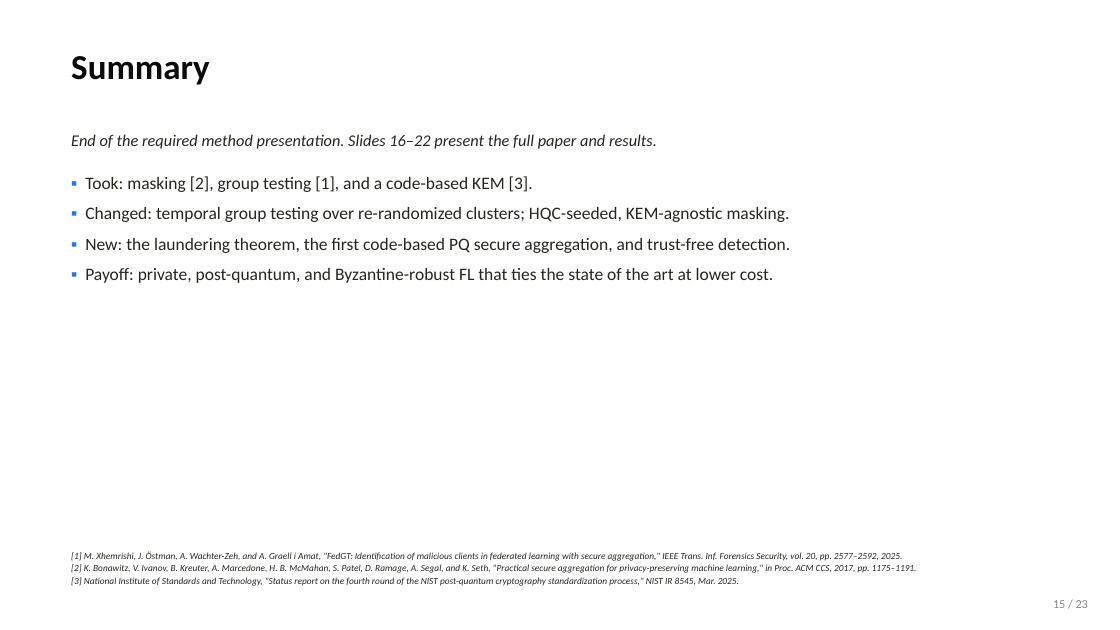
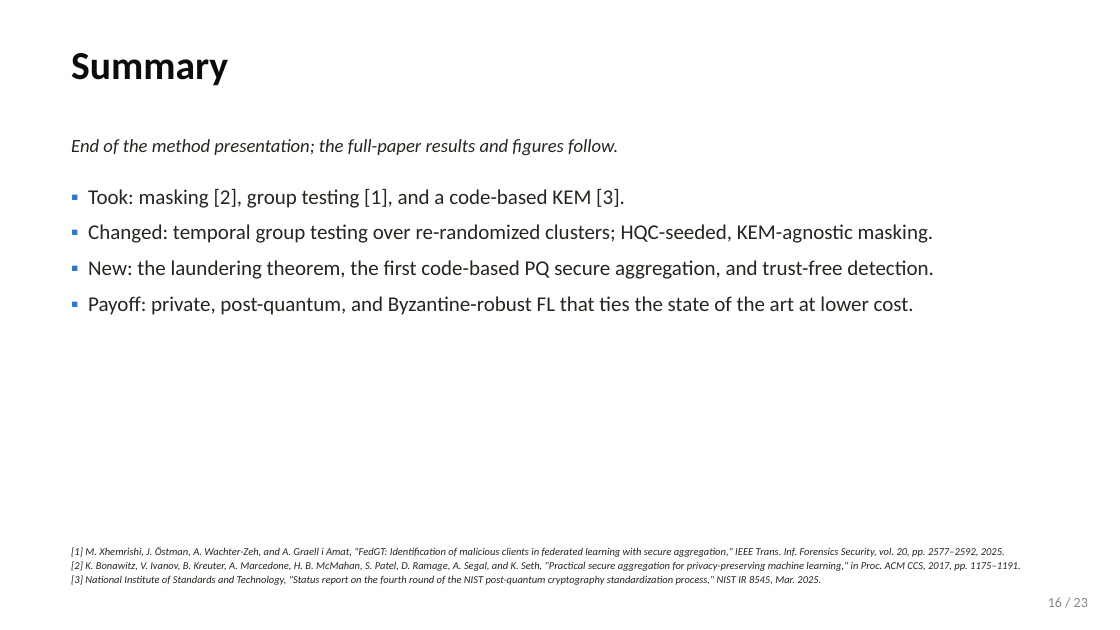
Before and after one commit to wshuv-o/cb-safe-draft, a slide deck: slide 17 of paper/cbsafe_deck.pptx (slide 16 before the commit). Drawn at 1120x630 pixels with LibreOffice and Linux fonts; fonts in the diff are those of the drawing. Boxes give left, top, right and bottom in pixels: in the first picture for what was removed or moved away, otherwise in the second. Text is boxed around its words. In the diff, an @@ line names an element or a change of style, - is before the commit and + after.

```diff
--- a/paper/cbsafe_deck.pptx
+++ b/paper/cbsafe_deck.pptx
@@ text "Summary" at box(71, 53, 228, 86): size 30 to 34 pt @@
@@ text at box(71, 139, 618, 155): text changed; size 14 to 16 pt @@
-End of the required method presentation. Slides 16–22 present the full paper and results.
+End of the method presentation; the full-paper results and figures follow.
@@ text "▪ Took: masking [2], group ...": place and size @@
-text "▪ Took: masking [2], group ..." at box(85, 176, 790, 283)
+text "▪ Took: masking [2], group ..." at box(88, 189, 934, 315)
@@ text "▪ Took: masking [2], group ..." at box(88, 189, 934, 315): size 15 to 18 pt; more space between paragraphs @@
@@ text "[1] M. Xhemrishi, J. Östman, ..." at box(71, 547, 1020, 585): size 8 to 9 pt @@
@@ text at box(1048, 597, 1088, 607): text changed; size 10.5 to 12 pt @@
-15 / 23
+16 / 23
```
Also in this commit, not shown: 23 other slides changed, 1 slide added, 1 slide removed, 27 other files.
